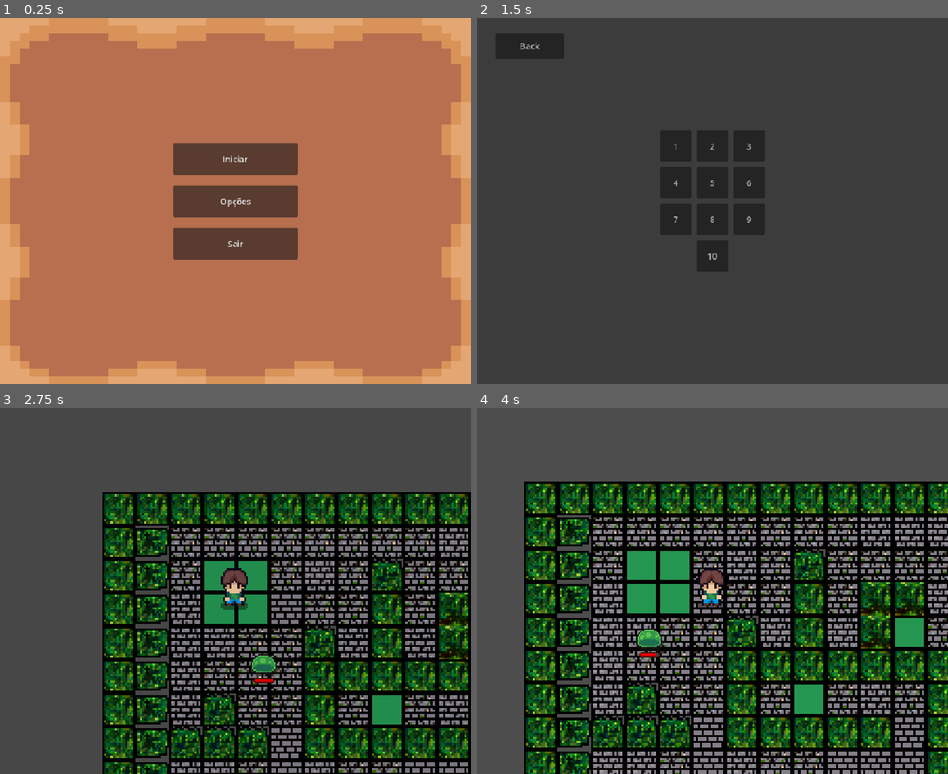
Above: before the commit, frames 1-4 (two rows, left to right).
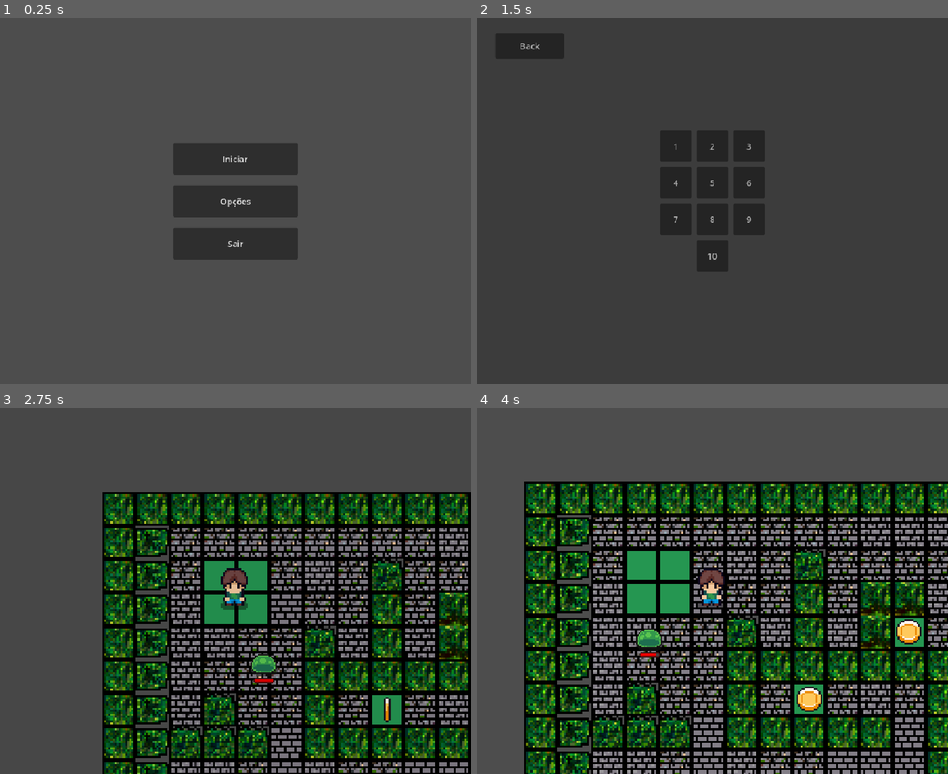
Above: after the commit, the same moments.

Repository: gg951234/Projeto-Integrador
Game: Godot game, scene res://main.tscn
Same seed, same stepped clock (60 frames per second), same inputs: the game is played once before the commit and once after it. Sound files missing from this copy of the repository are replaced by a short silence.
Inputs (mouse positions are in pixels of both pictures, inside the frame that each line leads up to):
- Up to frame 1 (0.25 s): no input
- Up to frame 2 (1.5 s): click "Iniciar" at 0.5 s; click "1" at 1.25 s
- Up to frame 3 (2.75 s): click "2" at 2 s
- Up to frame 4 (4 s): move the mouse to (816, 572) at 2.77 s; hold D (right) 2.78-3.53 s; tap Space (attack) at 2.85, 3.6 s; move the mouse to (618, 609) at 3.52 s; hold S (down) from 3.53 s (still down)

The runs differ from the first frame. In frame 1, 100% of the frame differs, in the area x 0-100%, y 0-100%; in frame 2, nothing differs; in frame 3, less than 0.1%; in frame 4, 0.6%.

Commit message:
Adicionado coletáveis, novos sons e feita correção na seleção de fases

Diff:
--- a/main.tscn
+++ b/main.tscn
@@ -2,7 +2,6 @@
 
 [ext_resource type="Script" uid="uid://drw237hufmuki" path="res://scripts/managers/GameManager.gd" id="1_ig7tw"]
 [ext_resource type="Script" uid="uid://drrx1gjlwjdld" path="res://scripts/ui/MainMenuController.gd" id="2_0xm2m"]
-[ext_resource type="Texture2D" uid="uid://d1djyyfipr3q7" path="res://assets/images/tiles/FarmLand_Tile.png" id="3_1bvp3"]
 [ext_resource type="PackedScene" uid="uid://dvwor3ijsv8cj" path="res://scenes/fade_transition.tscn" id="3_h2yge"]
 
 [node name="Main" type="Node2D" unique_id=91432734]
@@ -28,7 +27,6 @@
 [node name="BackgroundTexture" type="TextureRect" parent="UI/MainMenuCanvas" unique_id=1669689416]
 offset_right = 900.0
 offset_bottom = 700.0
-texture = ExtResource("3_1bvp3")
 
 [node name="Buttons" type="VBoxContainer" parent="UI/MainMenuCanvas" unique_id=1313602937]
 auto_translate_mode = 1
--- /dev/null
+++ b/scenes/coin.tscn
@@ -0,0 +1,64 @@
+[gd_scene format=3 uid="uid://dy0qxbrtqd5ir"]
+
+[ext_resource type="Script" uid="uid://ctvf2efhb5q30" path="res://scripts/managers/CoinManager.gd" id="1_i64fm"]
+[ext_resource type="Texture2D" uid="uid://jer2lc8g4lir" path="res://assets/images/collectables/Coin (16 x 16).png" id="2_11l1o"]
+[ext_resource type="AudioStream" uid="uid://camu14r245y8m" path="res://assets/sounds/collectables/Coin.wav" id="3_11l1o"]
+
+[sub_resource type="AtlasTexture" id="AtlasTexture_d14el"]
+atlas = ExtResource("2_11l1o")
+region = Rect2(0, 0, 16, 16)
+
+[sub_resource type="AtlasTexture" id="AtlasTexture_1ikuy"]
+atlas = ExtResource("2_11l1o")
+region = Rect2(16, 0, 16, 16)
+
+[sub_resource type="AtlasTexture" id="AtlasTexture_wnlwo"]
+atlas = ExtResource("2_11l1o")
+region = Rect2(32, 0, 16, 16)
+
+[sub_resource type="AtlasTexture" id="AtlasTexture_jig8b"]
+atlas = ExtResource("2_11l1o")
+region = Rect2(48, 0, 16, 16)
+
+[sub_resource type="SpriteFrames" id="SpriteFrames_xmuha"]
+animations = [{
+"frames": [{
+"duration": 1.0,
+"texture": SubResource("AtlasTexture_d14el")
+}, {
+"duration": 1.0,
+"texture": SubResource("AtlasTexture_1ikuy")
+}, {
+"duration": 1.0,
+"texture": SubResource("AtlasTexture_wnlwo")
+}, {
+"duration": 1.0,
+"texture": SubResource("AtlasTexture_jig8b")
+}],
+"loop": true,
+"name": &"idle",
+"speed": 5.0
+}]
+
+[sub_resource type="CircleShape2D" id="CircleShape2D_kfxoj"]
+radius = 8.0
+
+[node name="Coin" type="Area2D" unique_id=1825989390]
+scale = Vector2(3, 3)
+collision_layer = 2
+collision_mask = 2
+script = ExtResource("1_i64fm")
+
+[node name="AnimatedSprite2D" type="AnimatedSprite2D" parent="." unique_id=1028883864]
+sprite_frames = SubResource("SpriteFrames_xmuha")
+animation = &"idle"
+autoplay = "idle"
+
+[node name="AudioStreamPlayer2D" type="AudioStreamPlayer2D" parent="." unique_id=1565302712]
+stream = ExtResource("3_11l1o")
+volume_db = -8.0
+
+[node name="CollisionShape2D" type="CollisionShape2D" parent="." unique_id=1989016893]
+shape = SubResource("CircleShape2D_kfxoj")
+
+[connection signal="body_entered" from="." to="." method="_on_body_entered"]
--- a/scenes/levels/level_1.tscn
+++ b/scenes/levels/level_1.tscn
@@ -1,6 +1,7 @@
 [gd_scene format=4 uid="uid://cg24io3k0m6q7"]
 
 [ext_resource type="PackedScene" uid="uid://c863a26p162xb" path="res://scenes/golem.tscn" id="4_x42e6"]
+[ext_resource type="PackedScene" uid="uid://dy0qxbrtqd5ir" path="res://scenes/coin.tscn" id="5_6761a"]
 [ext_resource type="PackedScene" uid="uid://co6ewiawdd4i7" path="res://scenes/slime.tscn" id="9_j7gcg"]
 [ext_resource type="Texture2D" uid="uid://gdniqe0ohaw2" path="res://assets/images/tiles/Tile Map 1 - GEO/TileMap1GEO.png" id="9_np2pn"]
 [ext_resource type="PackedScene" uid="uid://dqmugt1xu11kk" path="res://scenes/player.tscn" id="10_qhwlw"]
@@ -43,6 +44,9 @@
 [node name="Player" parent="." unique_id=1259653975 instance=ExtResource("10_qhwlw")]
 position = Vector2(255, 189)
 
+[node name="Golem" parent="." unique_id=563389507 instance=ExtResource("4_x42e6")]
+position = Vector2(1148, -438)
+
 [node name="Enemies" type="Node2D" parent="." unique_id=446152784]
 y_sort_enabled = true
 
@@ -54,9 +58,6 @@
 y_sort_enabled = true
 position = Vector2(325, 369)
 
-[node name="Golem" parent="." unique_id=563389507 instance=ExtResource("4_x42e6")]
-position = Vector2(1148, -438)
-
 [node name="Waypoints" type="Node2D" parent="." unique_id=1333587902]
 position = Vector2(1133, -599)
 
@@ -67,3 +68,23 @@
 position = Vector2(372, 235)
 
 [node name="Waypoint3" type="Marker2D" parent="Waypoints" unique_id=707722350]
+
+[node name="Collectables" type="Node2D" parent="." unique_id=408660253]
+
+[node name="Coin" parent="Collectables" unique_id=1825989390 instance=ExtResource("5_6761a")]
+position = Vector2(735, 287)
+
+[node name="Coin2" parent="Collectables" unique_id=546184357 instance=ExtResource("5_6761a")]
+position = Vector2(545, 416)
+
+[node name="Coin3" parent="Collectables" unique_id=958984914 instance=ExtResource("5_6761a")]
+position = Vector2(1183, 928)
+
+[node name="Coin4" parent="Collectables" unique_id=17782453 instance=ExtResource("5_6761a")]
+position = Vector2(1183, 96)
+
+[node name="Coin5" parent="Collectables" unique_id=1111458468 instance=ExtResource("5_6761a")]
+position = Vector2(2273, 415)
+
+[node name="Coin6" parent="Collectables" unique_id=1665158482 instance=ExtResource("5_6761a")]
+position = Vector2(2145, 608)
--- a/scenes/player.tscn
+++ b/scenes/player.tscn
@@ -456,6 +456,7 @@
 [node name="Camera2D" type="Camera2D" parent="." unique_id=1339975773]
 
 [node name="HitSound" type="AudioStreamPlayer2D" parent="." unique_id=180296736]
+volume_db = -10.0
 
 [connection signal="animation_finished" from="AnimatedSprite2D" to="." method="_on_animated_sprite_2d_animation_finished"]
 [connection signal="body_entered" from="SwordHitbox" to="." method="_on_sword_hitbox_body_entered"]
--- a/scripts/blocks/BlockCommand.gd
+++ /dev/null
@@ -1,9 +0,0 @@
-extends Node
-
-enum TipoComando { MOVER, GIRAR, REPETIR }
-
-var tipo: TipoComando
-var valor: int = 1
-
-func executar(jogador: CharacterBody2D) -> void:
-	pass
--- a/scripts/bosses/BossManager.gd
+++ b/scripts/bosses/BossManager.gd
@@ -112,7 +112,7 @@
 		new_waypoint = waypoints[randi() % waypoints.size()]
 	current_waypoint = new_waypoint
 	current_target_pos = current_waypoint.global_position
-	print("Next waypoint: ", current_waypoint.name)
+	# print("Next waypoint: ", current_waypoint.name)
 
 # Variável auxiliar para o movimento
 var current_target_pos: Vector2 = Vector2.ZERO
@@ -176,7 +176,6 @@
 	pass
 
 # ===== MÉTODOS DE SKILL (sobrescrever nos filhos) =====
-# Corrotinas: adicionamos um await inócuo para torná-las assíncronas.
 func _skill_1() -> void:
 	await get_tree().process_frame
 	pass
--- a/scripts/bosses/Golem/GolemController.gd
+++ b/scripts/bosses/Golem/GolemController.gd
@@ -11,7 +11,7 @@
 # Implementação da skill 1 (queda de pedras)
 func _skill_1() -> void:
 	if not levelroot:
-		print("Sem LevelRoot")
+		# print("Sem LevelRoot")
 		return
 	var params = skills[1]
 	var marker_count = params.get("marker_count", 4)
--- a/scripts/education/ChallengeManager.gd
+++ /dev/null
@@ -1,22 +0,0 @@
-extends Node
-
-var perguntas: Array = []
-var indice_atual: int = 0
-
-func carregar_fase(materia: String) -> void:
-	var caminho := "res://data/questions/ materia
-	var arquivo := FileAccess.open(caminho, FileAccess.READ)
-	if arquivo:
-		perguntas = JSON.parse_string(arquivo.get_as_text())
-		arquivo.close()
-	indice_atual = 0
-
-func proxima_pergunta() -> Dictionary:
-	if indice_atual < perguntas.size():
-		var p := perguntas[indice_atual]
-		indice_atual += 1
-		return p
-	return {}
-
-func validar_resposta(pergunta: Dictionary, resposta: String) -> bool:
-	return pergunta.get("resposta_correta", "") == resposta
--- a/scripts/levels/LevelManager.gd
+++ /dev/null
@@ -1,23 +0,0 @@
-extends Node
-
-const FASES := [
-	"res://scenes/levels/Level01_Geografia.tscn",
-	"res://scenes/levels/Level02_Fisica.tscn",
-	"res://scenes/levels/Level03_Matematica.tscn",
-	"res://scenes/levels/Level04_Historia.tscn",
-	"res://scenes/levels/Level05_Biologia.tscn",
-	"res://scenes/levels/Level06_Filosofia.tscn",
-	"res://scenes/levels/Level07_EducacaoFisica.tscn",
-	"res://scenes/levels/Level08_Artes.tscn",
-	"res://scenes/levels/Level09_Quimica.tscn",
-	"res://scenes/levels/Level10_Portugues.tscn",
-]
-
-func carregar_fase(numero: int) -> void:
-	var index := numero - 1
-	if index >= 0 and index < FASES.size():
-		get_tree().change_scene_to_file(FASES[index])
-
-func proxima_fase() -> void:
-	GameManager.avancar_fase()
-	carregar_fase(GameManager.fase_atual)
--- a/scripts/levels/TimerManager.gd
+++ /dev/null
@@ -1,28 +0,0 @@
-extends Node
-
-signal tempo_esgotado
-
-const TEMPO_LIMITE := 300.0
-var tempo_restante: float = TEMPO_LIMITE
-var _ativo: bool = false
-
-func iniciar() -> void:
-	tempo_restante = TEMPO_LIMITE
-	_ativo = true
-
-func pausar() -> void:
-	_ativo = false
-
-func _process(delta: float) -> void:
-	if not _ativo:
-		return
-	tempo_restante -= delta
-	if tempo_restante <= 0.0:
-		tempo_restante = 0.0
-		_ativo = false
-		emit_signal("tempo_esgotado")
-
-func get_formatado() -> String:
-	var m := int(tempo_restante) / 60
-	var s := int(tempo_restante)  60
-	return ""C:\Users\newst\OneDrive\Documentos\TERCEIRO PERIODO\PI 1\setup_heroi_maze.bat"2d:"C:\Users\newst\OneDrive\Documentos\TERCEIRO PERIODO\PI 1\setup_heroi_maze.bat"2d"  [m, s]
--- /dev/null
+++ b/scripts/managers/CoinManager.gd
@@ -0,0 +1,14 @@
+extends Area2D
+
+@onready var animated_sprite_2d: AnimatedSprite2D = $AnimatedSprite2D
+@onready var collision_shape_2d: CollisionShape2D = $CollisionShape2D
+@onready var audio_stream_player_2d: AudioStreamPlayer2D = $AudioStreamPlayer2D
+
+func _on_body_entered(body: Node2D) -> void:
+	if body.is_in_group("player"):
+		audio_stream_player_2d.play()
+		collision_shape_2d.set_deferred("disabled", true)
+		animated_sprite_2d.visible = false
+		GameManager.add_coins(1)
+		await audio_stream_player_2d.finished  # Espera o som acabar
+		queue_free()
--- a/scripts/managers/GameManager.gd
+++ b/scripts/managers/GameManager.gd
@@ -3,18 +3,37 @@
 # Dados que não precisam ser salvos
 var currentlevel: int = 1
 var gamescore: int = 0
+var currentlevelroot: Node = null
+var currentlevelpath: String = ""
 
 # Dados para serem salvos
 var playername: String = ""
 var maxscore: int = 0
 var coins: int = 0
-var unlockedlevels: Array = [1]
-
-var currentlevelroot: Node = null
+var unlockedlevels: Array = [1, 2]
 
 func _ready() -> void:
 	await get_tree().process_frame
+	# ADD FUNÇÃO PARA CARREGAR DADOS DO BANCO DE DADOS
 	currentlevelroot = get_tree().root.find_child("LevelRoot", true, false)
+
+func check_level(levelnumber: int = 0) -> bool:
+	if levelnumber <= 0:
+		print("Sem levelnumber")
+		levelnumber = currentlevel
+
+	if levelnumber in unlockedlevels:
+		# Achar o caminho da fase se o player tiver ela desbloqueada
+		currentlevelpath = "res://scenes/levels/level_%s.tscn" % levelnumber
+		# Mudar fase se ela existir
+		if ResourceLoader.exists(currentlevelpath):
+			return 1
+		else:
+			print("A fase " + str(levelnumber) + " não existe")
+	else:
+		print("O jogador ainda não desbloqueou a fase " + str(levelnumber))
+
+	return 0
 
 func load_level(levelnumber: int = 0) -> bool:
 	if levelnumber <= 0:
@@ -25,16 +44,16 @@
 		print("Queue Free")
 		currentlevelroot.queue_free()
 
-	# Mudar fase se ela existir
-	var levelpath = "res://scenes/levels/level_%s.tscn" % levelnumber
-	if ResourceLoader.exists(levelpath):
-		currentlevelroot = load(levelpath).instantiate()
+	if check_level(levelnumber):
+		currentlevelroot = load(currentlevelpath).instantiate()
 		add_child(currentlevelroot)
 		currentlevelroot.name = "LevelRoot"
+		print("Fase " + str(levelnumber) + " carregada com sucesso")
 		return 1
 	else:
-		print("A fase " + str(levelnumber) + " não existe")
+		print("Falha ao carregar a fase " + str(levelnumber))
 		return 0
+
 
 func unlocknextlevel() -> void:
 	if not (currentlevel + 1) in unlockedlevels:
@@ -42,3 +61,4 @@
 
 func add_coins(amount: int) -> void:
 	coins += amount
+	print(coins)
--- a/scripts/player/PlayerController.gd
+++ b/scripts/player/PlayerController.gd
@@ -11,6 +11,13 @@
 
 var isAlive = true
 var knockback_tween: Tween = null   # Referência para o tween ativo
+
+var last_hit_id: int = -1
+var hit_sounds: Array[AudioStream] = [
+	preload("res://assets/sounds/player/PlayerHit1.mp3"),
+	preload("res://assets/sounds/player/PlayerHit2.mp3"),
+	preload("res://assets/sounds/player/PlayerHit3.mp3")
+]
 
 @onready var animated_sprite_2d: AnimatedSprite2D = $AnimatedSprite2D
 @onready var swing_sword: AudioStreamPlayer2D = $SwingSword
@@ -130,11 +137,21 @@
 func _on_knockback_finished():
 	knockback_tween = null
 
+#========
+func hitSound():
+	var new_id = last_hit_id
+	while new_id == last_hit_id:
+		new_id = randi() % hit_sounds.size()
+
+	last_hit_id = new_id
+	hit_sound.stream = hit_sounds[new_id]
+	hit_sound.play()
+
 func onDied() -> void:
 	isAlive = false
 	animated_sprite_2d.play("die")
 	hit_sound.pitch_scale = 0.7
-	hit_sound.play()
+	hitSound()
 	$CollisionShape2D.set_deferred("disabled", true)
 	$SwordHitbox/CollisionShape2D.set_deferred("disabled", true)
 	await get_tree().create_timer(2.0).timeout
@@ -149,7 +166,8 @@
 		onDied()
 		return
 
-	hit_sound.play()
+	#hit_sound.pitch_scale = 1
+	hitSound()
 
 	# Pisca em vermelho
 	var tween = create_tween()
--- a/scripts/ui/MainMenuController.gd
+++ b/scripts/ui/MainMenuController.gd
@@ -106,8 +106,9 @@
 	level_selection_canvas.visible = false
 
 func _on_level_pressed(button: Button) -> void:
-	fade_in(1, func():
-		if GameManager.load_level(int(button.name)): # Pega o número da fase e tenta carregar
+	if GameManager.check_level(int(button.name)): # Pega o número da fase e verifica se ela existe
+		fade_in(1, func():
+			GameManager.load_level(int(button.name)) # Pega o número da fase e tenta carregar
 			level_selection_canvas.visible = false
 			fade_out(0.5)
-	)
+		)
Binary file added: assets/images/collectables/Coin (16 x 16).png
Binary file removed: assets/images/tiles/Beach_Tile.png
Binary file removed: assets/images/tiles/Cliff_Tile.png
Binary file removed: assets/images/tiles/FarmLand_Tile.png
Binary file removed: assets/images/tiles/Grass_Middle.png
Binary file removed: assets/images/tiles/Path_Middle.png
Binary file removed: assets/images/tiles/Path_Tile.png
Binary file removed: assets/images/tiles/Water_Middle.png
Binary file removed: assets/images/tiles/Water_Tile.png
Not shown, removed: scripts/blocks/BlockCommand.gd.uid
Not shown, removed: scripts/education/ChallengeManager.gd.uid
Not shown, removed: scripts/levels/LevelManager.gd.uid
(and 6 more such lines)
